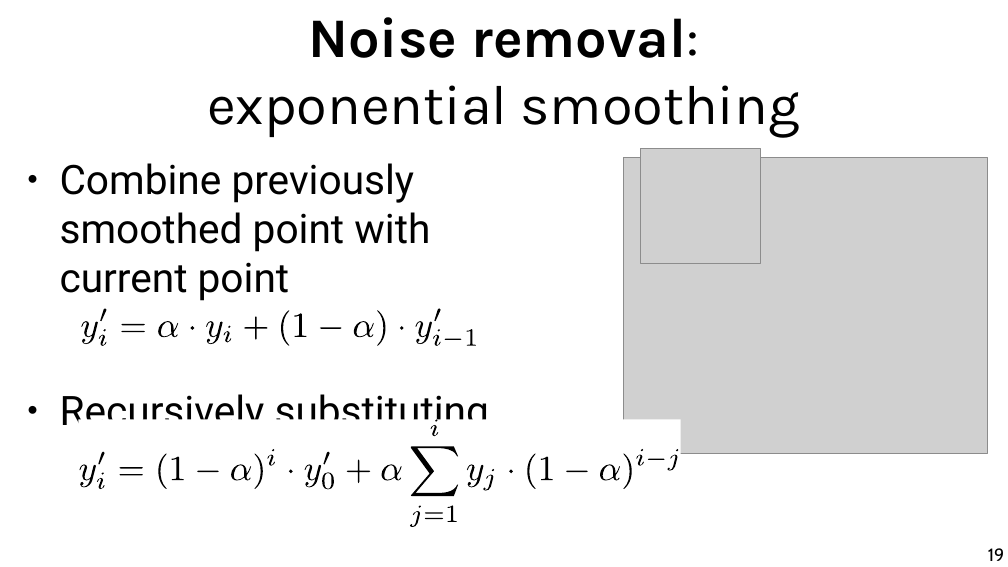
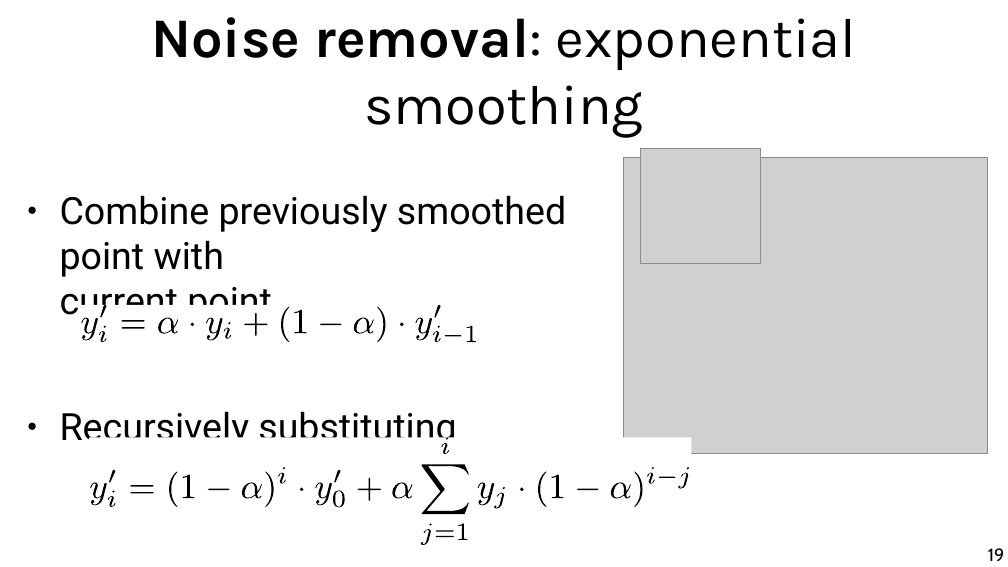
Before and after one commit to chatox/data-mining-course, a slide deck: slide 19 of theory/odp/tt27_time_series.odp. Drawn at 1008x567 pixels with LibreOffice and Linux fonts; fonts in the diff are those of the drawing; grey boxes stand for pictures. Boxes give left, top, right and bottom in pixels: in the first picture for what was removed or moved away, otherwise in the second. Text is boxed around its words. In the diff, an @@ line names an element or a change of style, - is before the commit and + after.

```diff
--- a/theory/odp/tt27_time_series.odp
+++ b/theory/odp/tt27_time_series.odp
@@ title "Noise removal: exponential smoothing" rewrapped from (207,17,800,138) to (151,17,856,138) @@
@@ text "Combine previously smoothed point with ...": place and size @@
-text "Combine previously smoothed point with ..." at (60,163,489,436)
+text "Combine previously smoothed point with ..." at (60,195,566,449)
@@ text "Combine previously smoothed point with ..." at (60,195,566,449): size 32 to 29.6 pt @@
@@ outline redrawn in 3 elements at (445,336,461,337), (244,313,268,337), (320,324,342,326) @@
@@ 18 freeform shapes: place and size @@
-18 freeform shapes at (80,308,478,349)
+18 freeform shapes at (80,305,478,345)
@@ 7 freeform shapes: place and size @@
-7 freeform shapes at (79,420,681,527)
+7 freeform shapes at (90,437,692,544)
@@ 26 freeform shapes: place and size @@
-26 freeform shapes at (80,446,679,528)
+26 freeform shapes at (91,465,690,546)
```
Also in this commit, not shown: 6 other slides changed, 6 other files.
